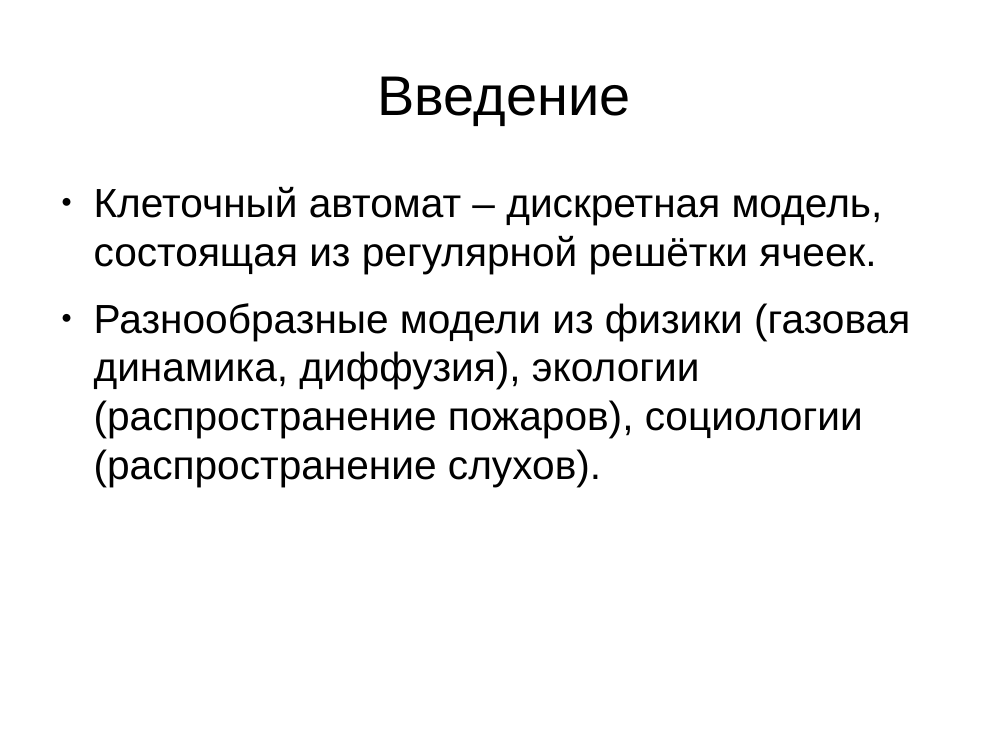
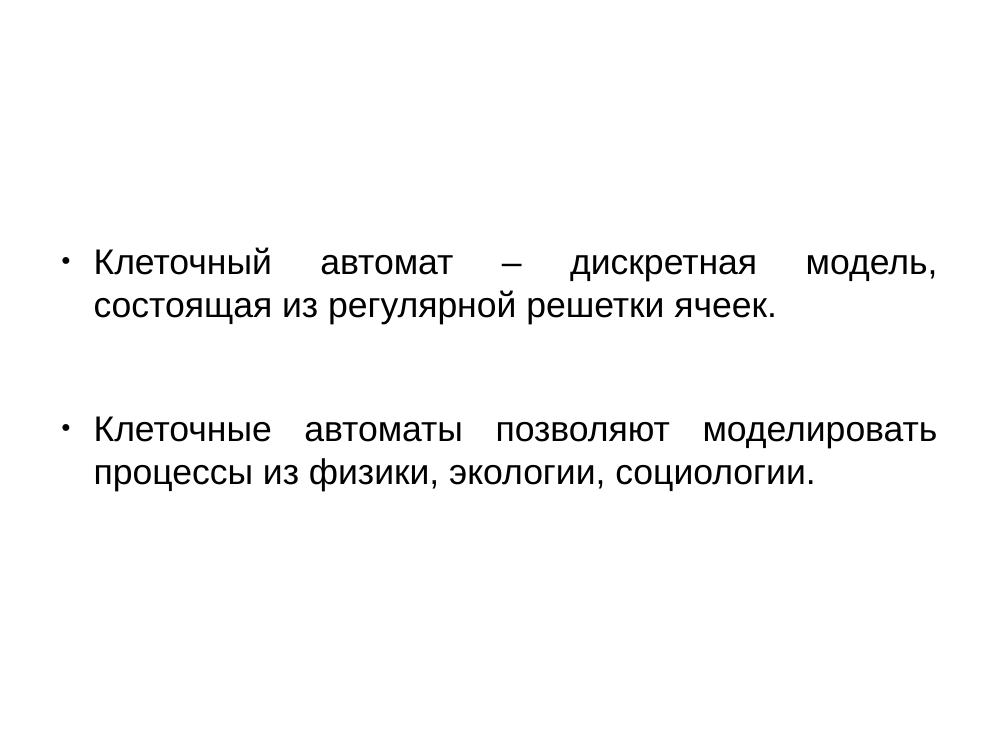
Before and after one commit to zaic/cavis, a slide deck: slide 3 of doc/issc.odp. Drawn at 1008x756 pixels with LibreOffice and Linux fonts; fonts in the diff are those of the drawing; background and template pictures are left out. Boxes give left, top, right and bottom in pixels: in the first picture for what was removed or moved away, otherwise in the second. Text is boxed around its words. In the diff, an @@ line names an element or a change of style, - is before the commit and + after.

```diff
--- a/doc/issc.odp
+++ b/doc/issc.odp
@@ title "Введение" at bbox=[50, 30, 762, 156]: size 44 to 44.8 pt, text colour #000000 to #FFFFFF; alignment centre to left @@
@@ text at bbox=[94, 247, 938, 491]: text changed; size 32 to 28 pt @@
-● Клеточный автомат – дискретная модель, состоящая из регулярной решётки ячеек.
-● Разнообразные модели из физики (газовая динамика, диффузия), экологии (распространение пожаров), социологии (распространение слухов).
+● Клеточный автомат – дискретная модель, состоящая из регулярной решетки ячеек.
+● Клеточные автоматы позволяют моделировать процессы из физики, экологии, социологии.
```
Also in this commit, not shown: 14 other slides changed, 4 other files.
